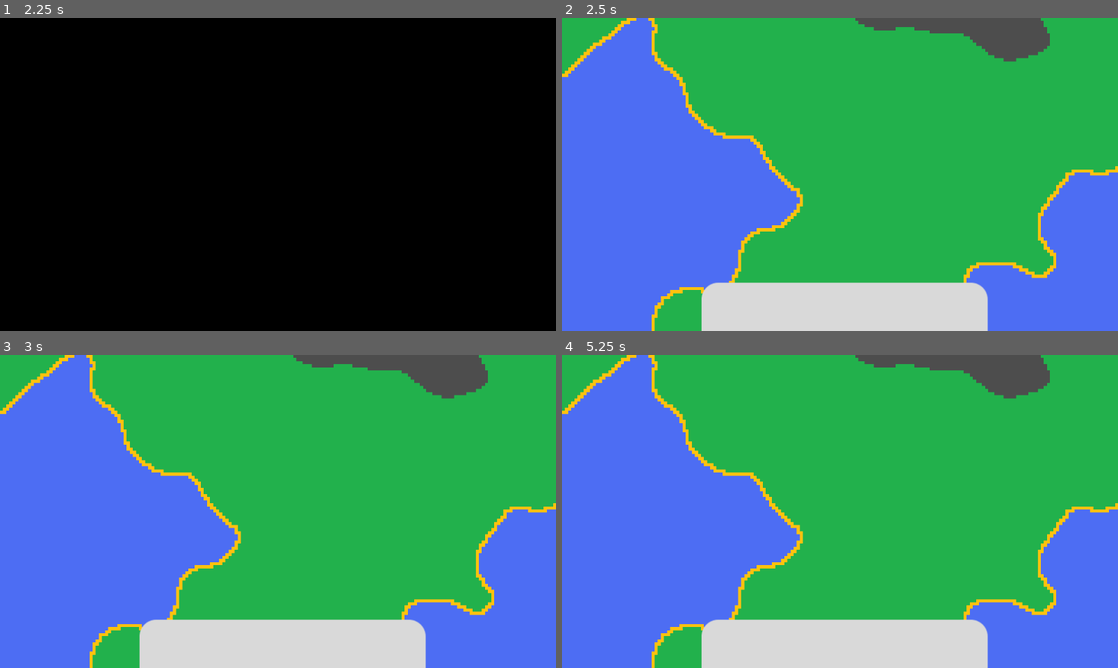
Above: before the commit, frames 1-4 (two rows, left to right).
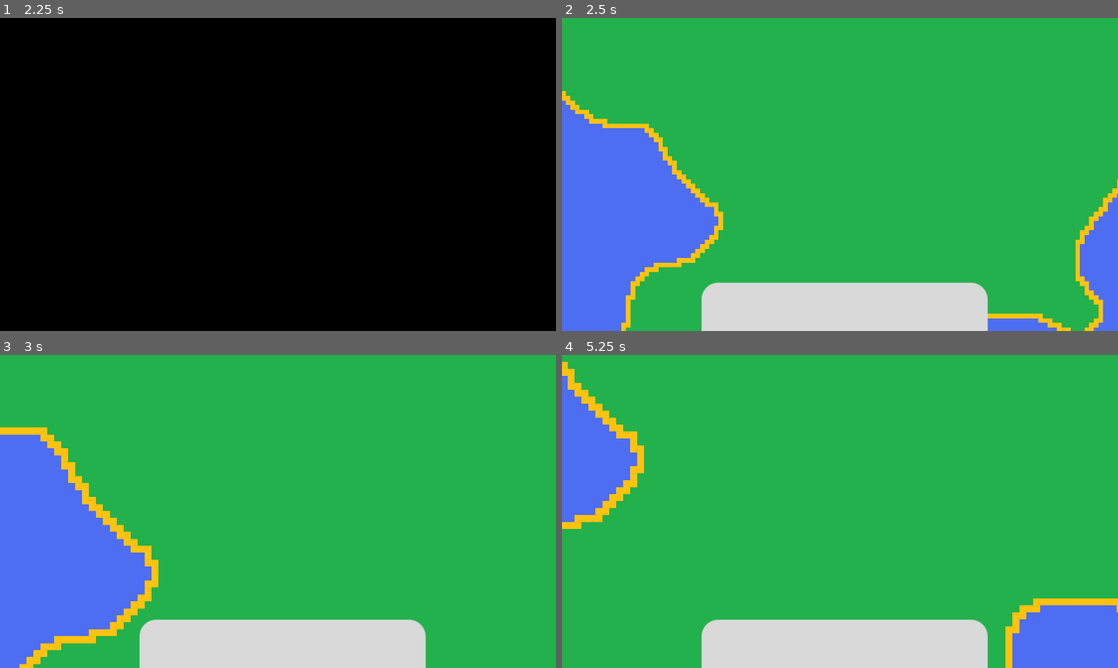
Above: after the commit, the same moments.

Repository: Nils1024/restock
Game: Godot game, scene res://assets/scenes/menus/main_menu.tscn
The game is run twice, just before and just after one commit, with the same random seed, the same clock (stepped at 60 frames per second) and the same inputs.
Inputs (mouse positions are in pixels of both pictures, inside the frame that each line leads up to):
- Up to frame 1 (2.25 s): click "Play" at 0.5 s; click "Play" at 1.25 s; tap Enter at 2 s; move the mouse to (400, 158) at 2.02 s; hold Right from 2.03 s (still down); click (400, 158) at 2.1 s
- Up to frame 2 (2.5 s): keep holding Right; tap Mouse wheel down (zoom_in, bound only after the commit) at 2.3 s
- Up to frame 3 (3 s): tap Space at 2.75 s; move the mouse to (166, 527) at 2.77 s; release Right at 2.78 s; hold Down from 2.78 s (still down); tap Mouse wheel down (zoom_in, bound only after the commit) at 2.85 s
- Up to frame 4 (5.25 s): tap Mouse wheel up (zoom_out, bound only after the commit) at 3.05, 3.6 s; tap Enter at 3.5, 5 s; move the mouse to (895, 442) at 3.52 s; release Down at 3.53 s; hold Right 3.53-4.28 s; click (895, 442) at 3.8 s; tap Space at 4.25 s; move the mouse to (812, 574) at 4.27 s; hold Up 4.28-5.03 s; click (812, 574) at 4.35 s; tap Mouse wheel down (zoom_in, bound only after the commit) at 4.55, 5.1 s; move the mouse to (1006, 558) at 5.02 s; hold Left from 5.03 s (still down)

Frame 1 is identical in both runs. In frame 2, 24% of the frame differs, in the area x 0-100%, y 0-100%; in frame 3, 26%; in frame 4, 32%.

Commit message:
Added a zoom in and zoom out

Diff:
--- a/assets/scripts/game.gd
+++ b/assets/scripts/game.gd
@@ -75,3 +75,15 @@
 
 		var cell = $TileMapLayer.local_to_map($TileMapLayer.to_local(mouse_pos))
 		print("Clicked:", cell)
+
+	if Input.is_action_just_pressed("zoom_in"):
+		zoom_camera(1.5)
+	if Input.is_action_just_pressed("zoom_out"):
+		zoom_camera(1.0 / 1.5)
+
+func zoom_camera(factor):
+	var cam = $Camera2D
+	var mouse_before = cam.get_global_mouse_position()
+	cam.zoom *= Vector2(factor, factor)
+	var mouse_after = cam.get_global_mouse_position()
+	cam.position += (mouse_before - mouse_after)
--- a/assets/scripts/services/LocalizationService.gd
+++ b/assets/scripts/services/LocalizationService.gd
@@ -2,7 +2,7 @@
 
 signal language_changed
 
-const supported = [Const.Languages.ENGLISH, Const.Languages.GERMAN]
+var supported = [Const.Languages.ENGLISH, Const.Languages.GERMAN]
 var current_language = Const.Languages.ENGLISH
 
 func _ready() -> void:
--- a/project.godot
+++ b/project.godot
@@ -35,6 +35,18 @@
 "events": [Object(InputEventMouseButton,"resource_local_to_scene":false,"resource_name":"","device":-1,"window_id":0,"a …(253 unchanged characters)…
 ]
 }
+zoom_out={
+"deadzone": 0.2,
+"events": [Object(InputEventMouseButton,"resource_local_to_scene":false,"resource_name":"","device":-1,"window_id":0,"alt_pressed":false,"shift_pressed":false,"ctrl_pressed":false,"meta_pressed":false,"button_mask":0,"position":Vector2(0, 0),"global_position":Vector2(0, 0),"factor":1.0,"button_index":4,"canceled":false,"pressed":false,"double_click":false,"script":null)
+, Object(InputEventKey,"resource_local_to_scene":false,"resource_name":"","device":-1,"window_id":0,"alt_pressed":false,"shift_pressed":false,"ctrl_pressed":false,"meta_pressed":false,"pressed":false,"keycode":0,"physical_keycode":73,"key_label":0,"unicode":105,"location":0,"echo":false,"script":null)
+]
+}
+zoom_in={
+"deadzone": 0.2,
+"events": [Object(InputEventMouseButton,"resource_local_to_scene":false,"resource_name":"","device":-1,"window_id":0,"alt_pressed":false,"shift_pressed":false,"ctrl_pressed":false,"meta_pressed":false,"button_mask":0,"position":Vector2(0, 0),"global_position":Vector2(0, 0),"factor":1.0,"button_index":5,"canceled":false,"pressed":false,"double_click":false,"script":null)
+, Object(InputEventKey,"resource_local_to_scene":false,"resource_name":"","device":-1,"window_id":0,"alt_pressed":false,"shift_pressed":false,"ctrl_pressed":false,"meta_pressed":false,"pressed":false,"keycode":0,"physical_keycode":79,"key_label":0,"unicode":111,"location":0,"echo":false,"script":null)
+]
+}
 
 [internationalization]
 
